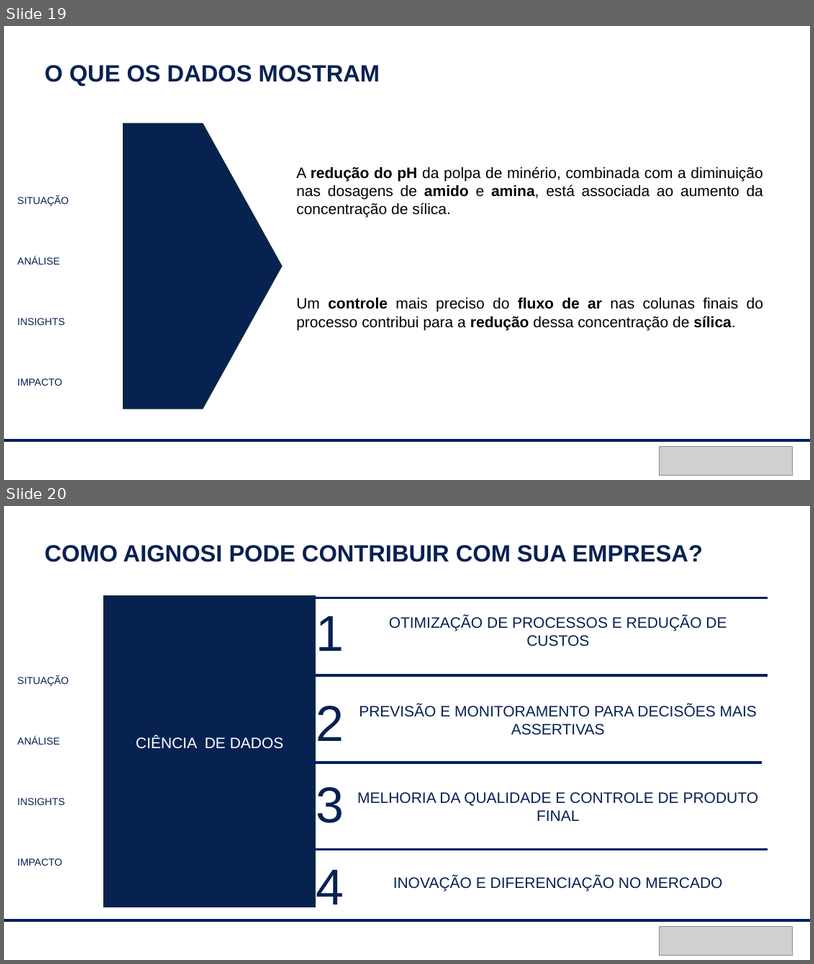
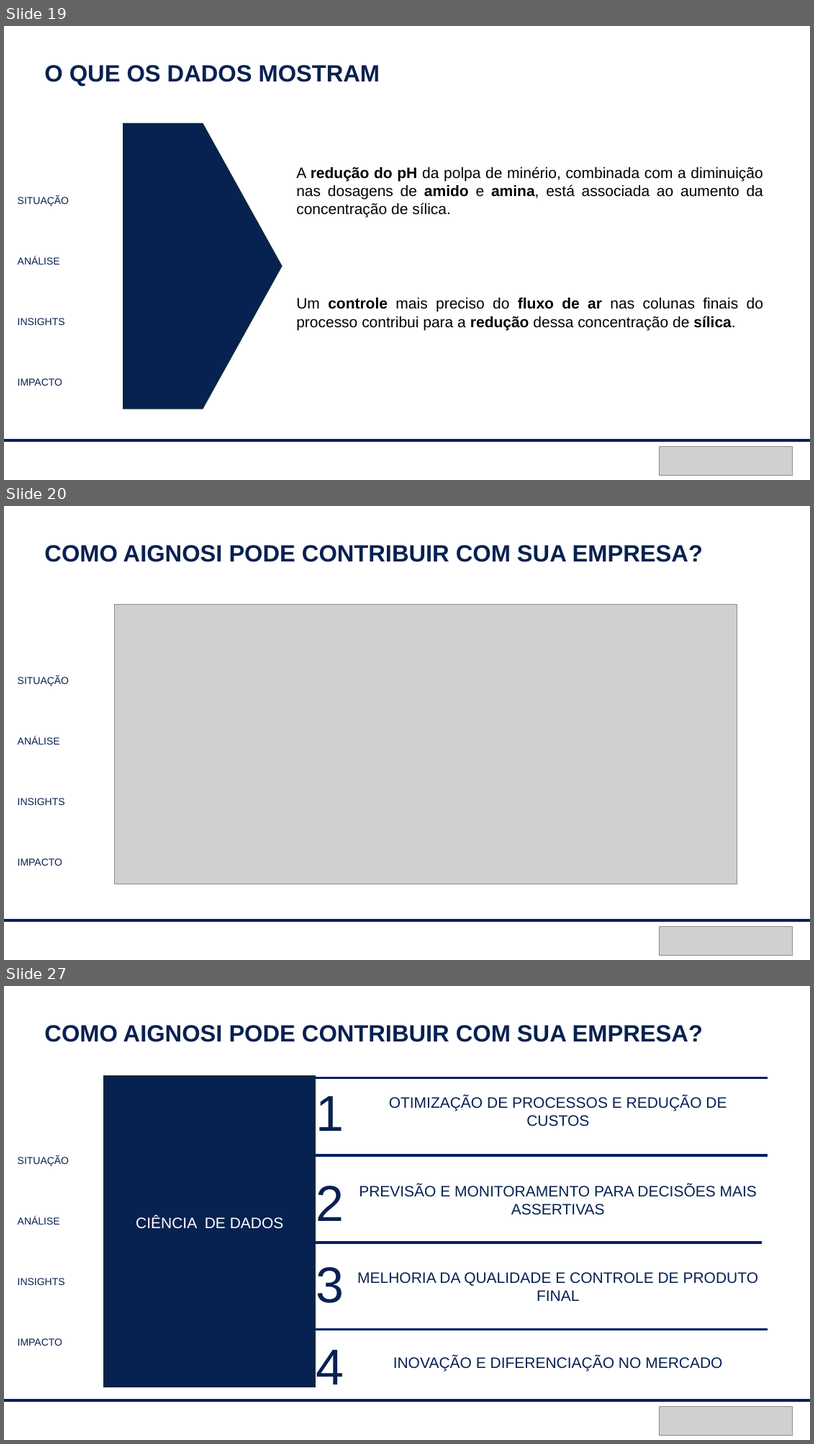
Before and after one commit to peixotoigor/aignosi-internship-datascience-challenge, a slide deck: Apresentacao/EDA_ore_mining.pptx. Shown one above the other, each under a label of ours: slides 19 and 20 before the commit, slides 19, 20 and 27 after it; the slides between them are not shown. The pictures are 814x964 and 814x1444 pixels, drawn with LibreOffice and Linux fonts; fonts in the diff are those of the drawing; grey boxes stand for pictures. Boxes give left, top, right and bottom in pixels: in the first picture for what was removed or moved away, otherwise in the second. Text is boxed around its words. In the diff, an @@ line names an element or a change of style, - is before the commit and + after.

```diff
--- a/Apresentacao/EDA_ore_mining.pptx
+++ b/Apresentacao/EDA_ore_mining.pptx
@@ slide 20 added at bbox=[4, 506, 810, 960], background #FFFFFF @@
@@ text added at bbox=[44, 545, 703, 562], 28 pt, text #072151, bold @@
+COMO AIGNOSI PODE CONTRIBUIR COM SUA EMPRESA?
@@ picture added at bbox=[114, 605, 737, 883] @@
@@ text added at bbox=[18, 676, 69, 865], 12 pt, text #072151 @@
+SITUAÇÃO
+ANÁLISE
+INSIGHTS
+IMPACTO
@@ line added from (4, 921) to (810, 921), #001F63 3 pt @@
@@ picture added at bbox=[660, 926, 793, 955] @@
@@ what was slide 20 is now slide 27 @@
```
Also in this commit, not shown: 1 slide changed, 6 other slides added, 2 other files.
